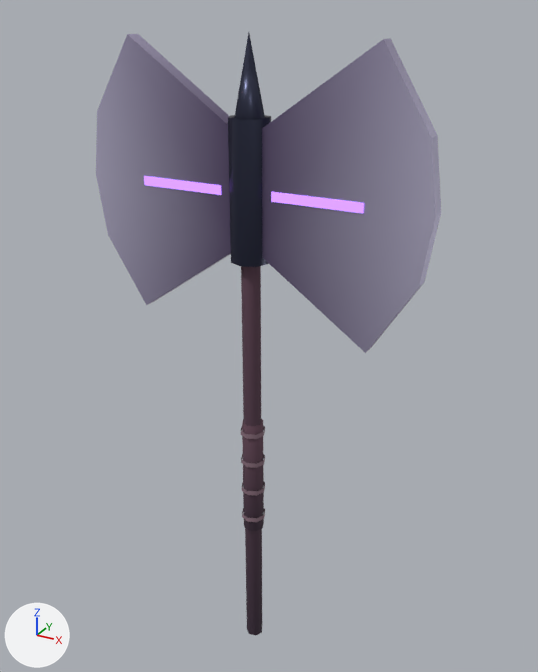
Before and after pictures for a commit that changed the glTF model assets/models/kit/weapons/greataxe_void.glb.
One viewpoint serves both versions: a 50 mm lens placed at (0.777, -1.333, 1.048), pointed at (0.009, 0.063, 0.35). The axes (+X, +Y, +Z) are drawn at lower left. The lights are the same throughout. The older version comes first. Vertices at exactly the same position are counted once.

The first picture shows 'greataxe_void'.
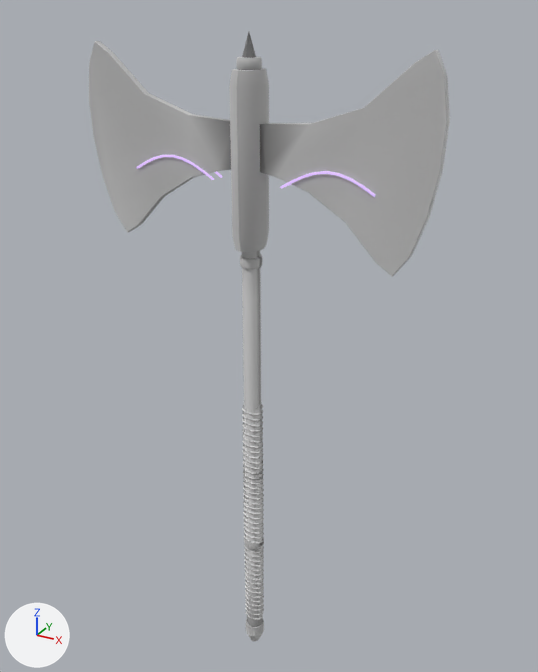
Changed parts and their boxes (x1, y1, x2, y2) in the pictures (538 x 672 px):
'greataxe_void', reshaped, recoloured: before (96, 33, 441, 636); after (89, 32, 450, 641)
part 1 of me_greataxe_void, rebuilt (6% wider, 28% shorter): before (262, 38, 441, 353); after (260, 50, 450, 276)
part 2 of me_greataxe_void, rebuilt (29% shorter): before (96, 34, 231, 305); after (89, 41, 231, 232)
part 3 of me_greataxe_void, reshaped: before (144, 33, 364, 636); after (136, 32, 376, 641)

Diff of the bpy script that builds the scene:
```diff
--- a/assets/models/kit/weapons/greataxe_void.glb.py
+++ b/assets/models/kit/weapons/greataxe_void.glb.py
@@ mat_g_metal_iron @@
+mat_g_metal_iron = bpy.data.materials.new('G_Metal_Iron')
+# nodes: BsdfPrincipled, Mix, OutputMaterial, VertexColor
+# colours: white #e7e7e7, mixed with the vertex colours
@@ mat_g_leather @@
+mat_g_leather = bpy.data.materials.new('G_Leather')
+# nodes: BsdfPrincipled, Mix, OutputMaterial, VertexColor
+# colours: white #e7e7e7, mixed with the vertex colours
@@ mat_g_glow_b884ff @@
+mat_g_glow_b884ff = bpy.data.materials.new('G_Glow_b884ff')
+# nodes: BsdfPrincipled, Mix, OutputMaterial, VertexColor
+# colours: purple #ddbfff, black #272727, mixed with the vertex colours
@@ mat_g_wood @@
+mat_g_wood = bpy.data.materials.new('G_Wood')
+# nodes: BsdfPrincipled, Mix, OutputMaterial, VertexColor
+# colours: white #e7e7e7, mixed with the vertex colours
@@ mat_g_metal_steel @@
+mat_g_metal_steel = bpy.data.materials.new('G_Metal_Steel')
+# nodes: BsdfPrincipled, Mix, OutputMaterial, VertexColor
+# colours: white #e7e7e7, mixed with the vertex colours
@@ me_greataxe_void @@
 # used by ob_greataxe_void; location = (0.0, 0.0, 0.0)
-me_greataxe_void.from_pydata(...)  # 167 vertices, 240 faces; spans x -0.4..0.4, y -0.05..0.05, z -0.5..1.01
-me_greataxe_void.materials.append(mat_tr_glow_b884ff)
-me_greataxe_void.materials.append(mat_tr_matte)
-me_greataxe_void.materials.append(mat_tr_metal)
+me_greataxe_void.from_pydata(...)  # 3175 vertices, 6290 faces; spans x -0.4..0.4, y -0.05..0.05, z -0.54..1.01
+# me_greataxe_void part 1: the loose piece of 14 vertices spanning x 0.02..0.4, y -0.02..0.02, z 0.4..1.0 is rebuilt with 168 vertices and now spans x 0.03..0.4, y -0.01..0.01, z 0.57..0.98
+# me_greataxe_void part 2: the loose piece of 14 vertices spanning x -0.4..-0.02, y -0.02..0.02, z 0.4..1.0 is rebuilt with 168 vertices and now spans x -0.4..-0.03, y -0.01..0.01, z 0.57..0.98
+# me_greataxe_void part 3: 113 vertices removed from x -0.26..0.26, y -0.05..0.05, z -0.5..0.9; 2813 vertices added at x -0.28..0.28, y -0.05..0.05, z -0.54..0.96
+me_greataxe_void.materials.append(mat_g_wood)
+me_greataxe_void.materials.append(mat_g_metal_iron)
+me_greataxe_void.materials.append(mat_g_leather)
+me_greataxe_void.materials.append(mat_g_metal_steel)
+me_greataxe_void.materials.append(mat_g_glow_b884ff)
```
